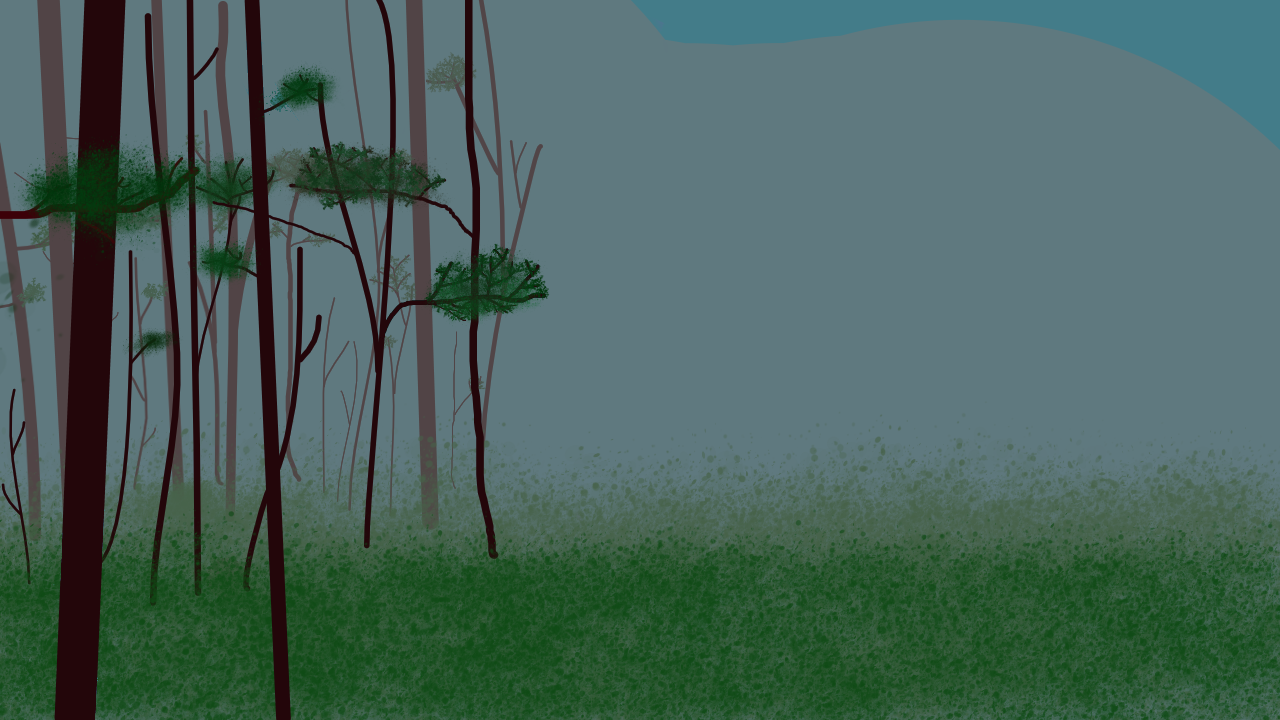
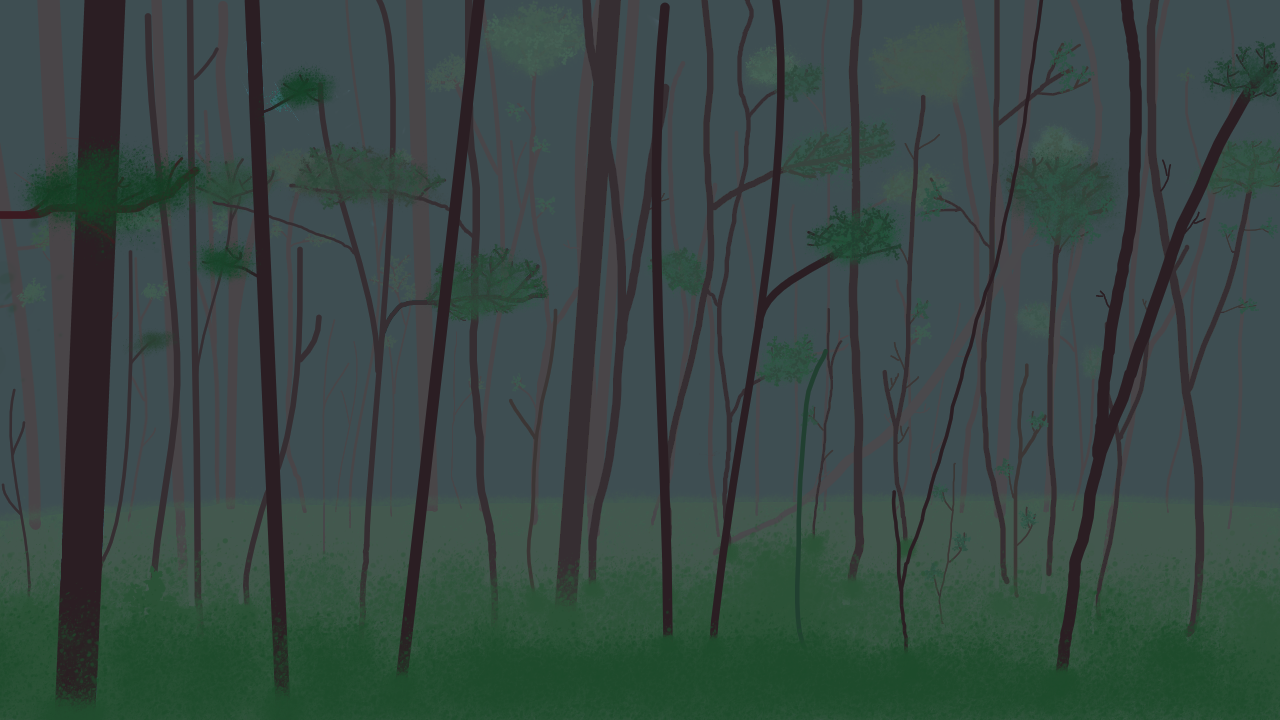
Layer changes from the first 1280px x 720px image to the second:
added layer "fog front" above "grass front" over [0, 0, 1280, 720]
renamed "Paint Layer 4" to "grass front", painted on it over [0, 384, 1280, 720]
renamed "Paint Layer 1" to "front", painted on it over [0, 0, 1280, 720]
added layer "fog middle" above "grass middle" over [0, 0, 1280, 720]
renamed "Paint Layer 6" to "grass middle", painted on it over [0, 384, 1280, 720]
renamed "Paint Layer 7" to "middle", painted on it over [0, 0, 1280, 704]
renamed "Paint Layer 3" to "fog back", painted on it over [0, 0, 1280, 720]
renamed "Paint Layer 5" to "grass back", painted on it over [0, 256, 1280, 720]
renamed "Paint Layer 2" to "back", painted on it over [0, 0, 1280, 720]
painted on "Background" over [0, 0, 1280, 720]